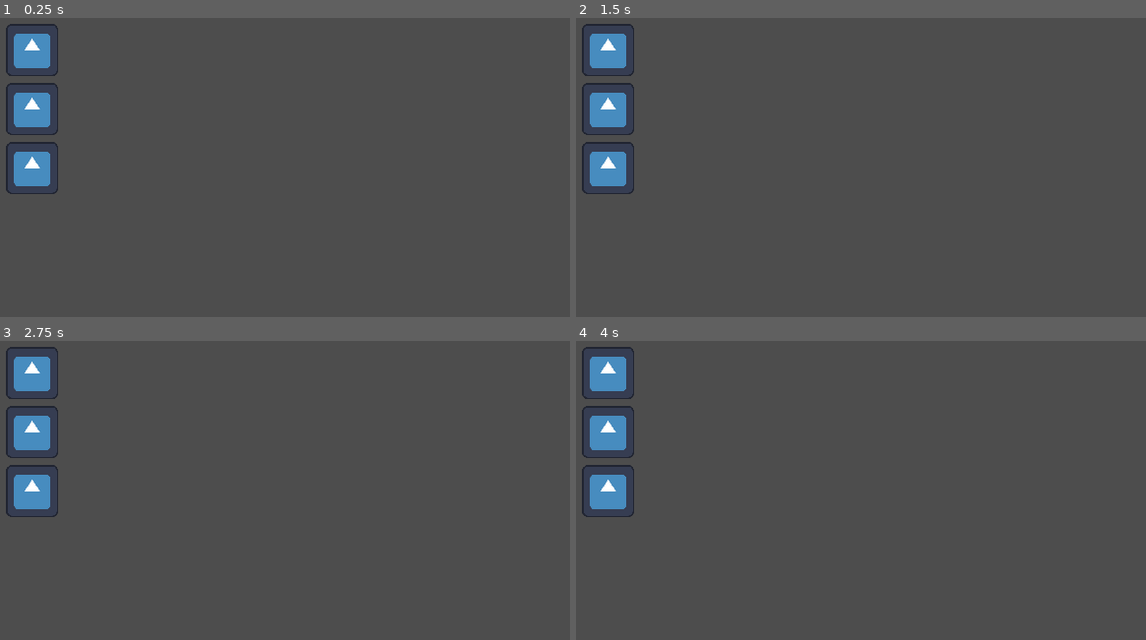
Above: before the commit, frames 1-4 (two rows, left to right).
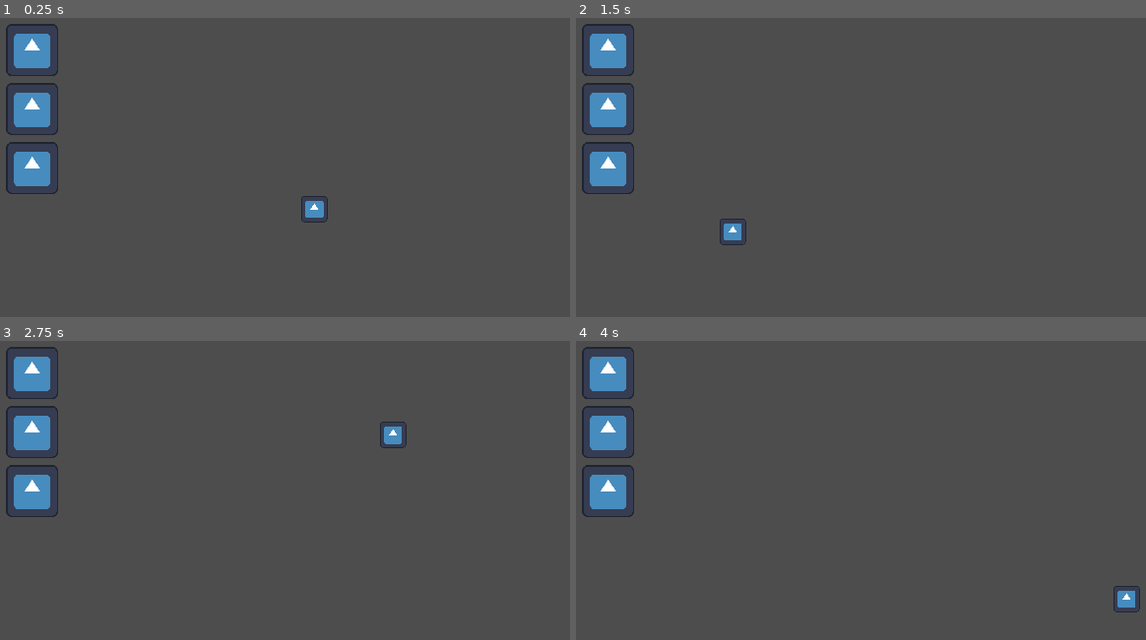
Above: after the commit, the same moments.

Repository: Wijkqwe/Inferior_Works
Game: Godot game, scene res://main.tscn
The game is run twice, just before and just after one commit, with the same random seed, the same clock (stepped at 60 frames per second) and the same inputs. The engine's default icon, where the game draws it, is replaced by a stand-in: a white triangle on a blue panel in a dark square.
Inputs (mouse positions are in pixels of both pictures, inside the frame that each line leads up to):
- Up to frame 1 (0.25 s): no input
- Up to frame 2 (1.5 s): tap Enter (ui_accept) at 0.5 s; move the mouse to (1049, 173) at 0.52 s; hold Enter (ui_accept) 0.53-1.28 s; move the mouse to (718, 218) at 1.27 s; click (718, 218) at 1.35 s
- Up to frame 3 (2.75 s): tap Enter (ui_accept) at 1.52, 1.55, 1.82, 2 s; move the mouse to (381, 421) at 2.02 s; hold Enter (ui_accept) from 2.03 s (still down)
- Up to frame 4 (4 s): move the mouse to (838, 607) at 2.77 s; release Enter (ui_accept) at 2.78 s; click (838, 607) at 2.85 s; tap Enter (ui_accept) at 3.02, 3.05, 3.32, 3.5 s; move the mouse to (1111, 586) at 3.52 s; hold Enter (ui_accept) from 3.53 s (still down)

The runs differ from the first frame. In frame 1, 0.2% of the frame differs, in the area x 52-58%, y 59-69%; in frame 2, 0.2%; in frame 3, 0.2%; in frame 4, 0.2%.

Commit message:
end_at_https://www.bilibili.com/video/BV1ZKqFYbEUA?spm_id_from=333.788.videopod.episodes&vd_source=9c0d108f935279b1657c2a29db2d7f8b&p=21

Diff:
--- /dev/null
+++ b/Learn/05/Scenes/autoload/cursor.gd
@@ -0,0 +1,15 @@
+extends CanvasLayer
+
+
+@onready var sprite_2d = $Sprite2D
+
+# Called when the node enters the scene tree for the first time.
+func _ready():
+	Input.mouse_mode = Input.MOUSE_MODE_HIDDEN
+	pass # Replace with function body.
+
+
+# Called every frame. 'delta' is the elapsed time since the previous frame.
+func _process(delta):
+	sprite_2d.global_position = sprite_2d.get_global_mouse_position()
+	pass
--- /dev/null
+++ b/Learn/05/Scenes/autoload/cursor.tscn
@@ -0,0 +1,12 @@
+[gd_scene load_steps=3 format=3 uid="uid://bkgdexiqtfrl0"]
+
+[ext_resource type="Script" path="res://05/Scenes/autoload/cursor.gd" id="1_dp3wv"]
+[ext_resource type="Texture2D" uid="uid://dfxnkkexsqs7x" path="res://05/Assets/icon.svg" id="1_frkdj"]
+
+[node name="cursor" type="CanvasLayer"]
+script = ExtResource("1_dp3wv")
+
+[node name="Sprite2D" type="Sprite2D" parent="."]
+scale = Vector2(0.5, 0.5)
+texture = ExtResource("1_frkdj")
+centered = false
--- a/Learn/05/test_05_building.tscn
+++ b/Learn/05/test_05_building.tscn
@@ -1,13 +1,11 @@
 [gd_scene load_steps=3 format=3 uid="uid://djcnbqny68ilp"]
 
 [ext_resource type="PackedScene" uid="uid://whot0q7q6alo" path="res://05/Scenes/component/test_05_building_component.tscn" id="1_8bkqd"]
-
-[sub_resource type="PlaceholderTexture2D" id="PlaceholderTexture2D_nq51t"]
-size = Vector2(32, 32)
+[ext_resource type="Texture2D" uid="uid://tohneny4l7ew" path="res://05/Assets/32x32.png" id="1_akvso"]
 
 [node name="test_05_building" type="Sprite2D"]
 modulate = Color(0, 1, 1, 1)
-texture = SubResource("PlaceholderTexture2D_nq51t")
+texture = ExtResource("1_akvso")
 centered = false
 
 [node name="test_05_building_component" parent="." instance=ExtResource("1_8bkqd")]
--- a/Learn/05/test_05_grid_tile_manager.gd
+++ b/Learn/05/test_05_grid_tile_manager.gd
@@ -28,9 +28,13 @@
 	for i in _valid_buildable_tiles.keys():
 		if _valid_dic.has(i):
 			_valid_dic.erase(i)
+	var comps = get_tree().get_nodes_in_group("buildingcompent")
+	for i in comps:
+		if _valid_dic.has(i.get_cell_position()):
+			_valid_dic.erase(i.get_cell_position())
+
 	for i in _valid_dic.keys():
 		_base_tile_map.set_cell(1, i, 1, Vector2i(1, 2), 0)
-	pass
 
 
 func is_tile_on_valid(_tile_position : Vector2i) -> bool:
--- a/Learn/project.godot
+++ b/Learn/project.godot
@@ -19,6 +19,7 @@
 [autoload]
 
 GameEvent="*res://05/Scenes/autoload/gameevent.gd"
+Cursor="*res://05/Scenes/autoload/cursor.tscn"
 
 [display]
 
